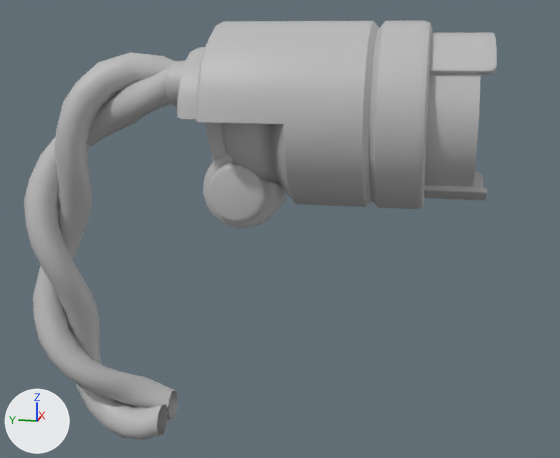
Renders of the FBX model Assets/Art/Meshes/RobotParts/sm_robot_part_head_01.fbx from each side of a commit.
One viewpoint serves both versions: a 50 mm camera at (-0.641, -0.014, 1.871) aimed at (0.005, 0.115, 1.709). Every picture has the same lights, and +X, +Y and +Z are marked at lower left. Where no turn or scale is listed for an object, it has been applied to the vertices. Vertices at the same position are counted once.

The older version as bpy lines, for what is in view:
```python
me_mesh = bpy.data.meshes.new('Mesh')
me_mesh.from_pydata(...)  # 1212 vertices, 1215 faces; spans x -0.075..0.075, y -0.154..0.253, z -0.246..0.136
me_mesh.materials.append(mat_lambert27)  # grey #bcbcbc
ob_head_01 = bpy.data.objects.new('head_01', me_mesh)
ob_head_01.location = (-0.0021, 0.0994, 1.7483)
```
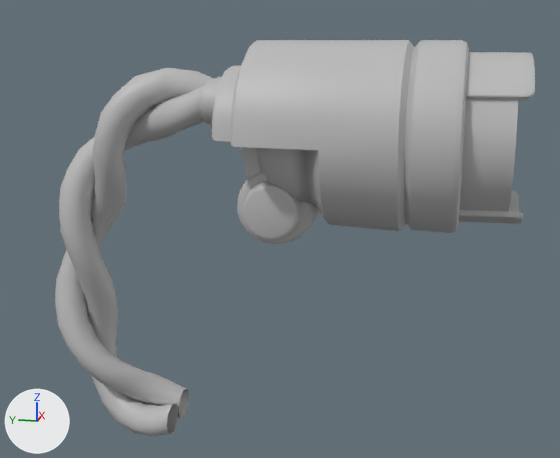
Location of each change, [x1, y1, x2, y2] in pixels of the pictures (560 x 458 px; the box of a moved part takes in the faces that stretch with it):
'head_01', reshaped
    before: [24, 21, 497, 440]
    after: [55, 40, 535, 436]
part 1 of me_mesh, moved or reshaped
    before: [166, 61, 185, 107]
    after: [200, 77, 221, 125]
part 2 of me_mesh, moved or reshaped
    before: [204, 122, 227, 161]
    after: [240, 147, 261, 179]
part 3 of me_mesh, moved or reshaped
    before: [203, 154, 288, 228]
    after: [237, 172, 320, 244]
part 4 of me_mesh, rebuilt
    before: [177, 21, 497, 209]
    after: [212, 40, 535, 233]
part 5 of me_mesh, rebuilt
    before: [24, 53, 178, 440]
    after: [55, 68, 214, 436]

Diff of the bpy script that builds the scene:
```diff
--- a/Assets/Art/Meshes/RobotParts/sm_robot_part_head_01.fbx.py
+++ b/Assets/Art/Meshes/RobotParts/sm_robot_part_head_01.fbx.py
@@ me_mesh @@
 # used by ob_head_01; location = (-0.0021, 0.0994, 1.7483)
-me_mesh.from_pydata(...)  # 1212 vertices, 1215 faces; spans x -0.075..0.075, y -0.154..0.253, z -0.246..0.136
+me_mesh.from_pydata(...)  # 1207 vertices, 1215 faces; spans x -0.079..0.076, y -0.184..0.239, z -0.254..0.121
+# me_mesh part 1: the loose piece of 60 vertices spanning x -0.033..0.038, y 0.088..0.102, z 0.067..0.104 is multiplied about its middle by the matrix ((0.996, 0.038, -0.049), (-0.038, 0.997, -0.001), (0.049, 0.002, 0.997)), then moved by (0.001, -0.029, -0.014)
+# me_mesh part 2: the loose piece of 8 vertices spanning x -0.023..0.023, y 0.039..0.074, z 0.024..0.061 is multiplied about its middle by the matrix ((0.995, 0.038, -0.049), (-0.038, 0.996, -0.009), (0.049, 0.011, 0.996)), then moved by (0.002, -0.029, -0.014)
+# me_mesh part 3: the loose piece of 282 vertices spanning x -0.042..0.042, y 0.01..0.076, z -0.033..0.033 is multiplied about its middle by the matrix ((0.998, 0.04, -0.053), (-0.042, 0.997, -0.033), (0.048, 0.03, 0.98)), then moved by (0.004, -0.029, -0.014)
+# me_mesh part 4: the loose piece of 449 vertices spanning x -0.075..0.075, y -0.154..0.088, z -0.014..0.136 is rebuilt with 449 vertices and now spans x -0.079..0.076, y -0.184..0.06, z -0.032..0.121
+# me_mesh part 5: the loose piece of 413 vertices spanning x -0.028..0.032, y 0.102..0.253, z -0.246..0.111 is rebuilt with 408 vertices and now spans x -0.026..0.055, y 0.072..0.239, z -0.254..0.098
 me_mesh.materials.append(mat_lambert27)
```
